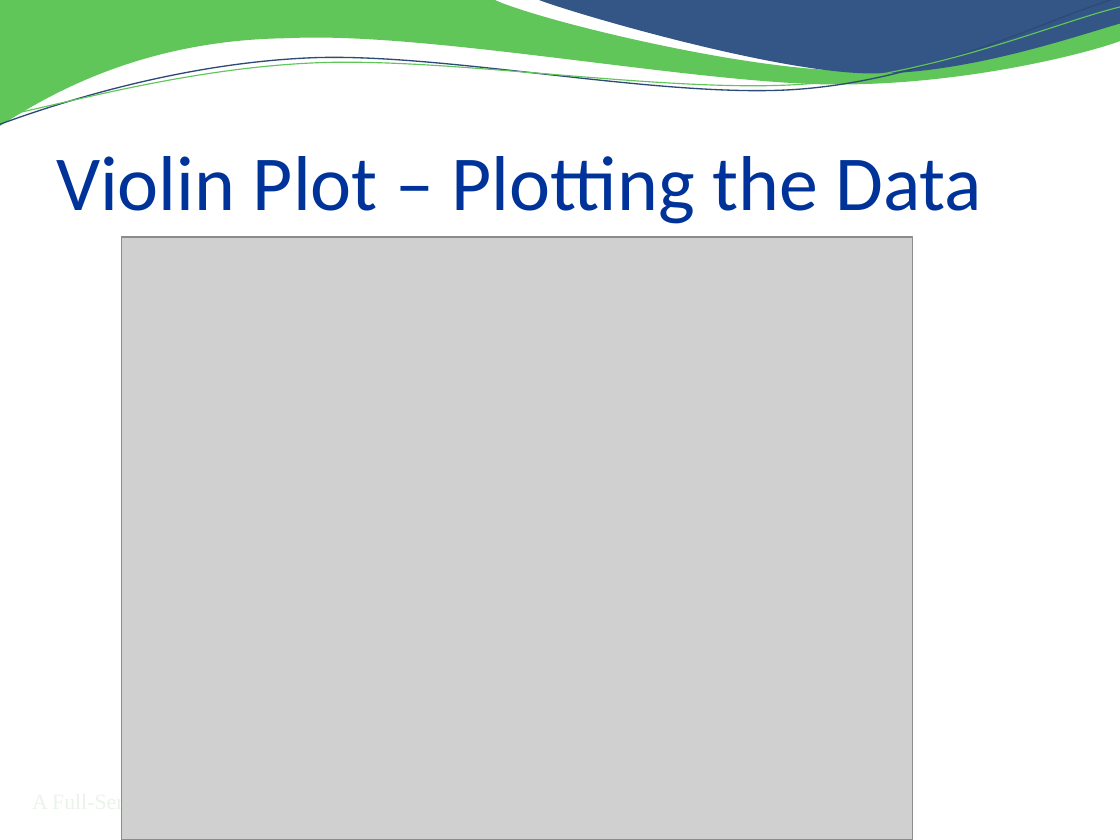
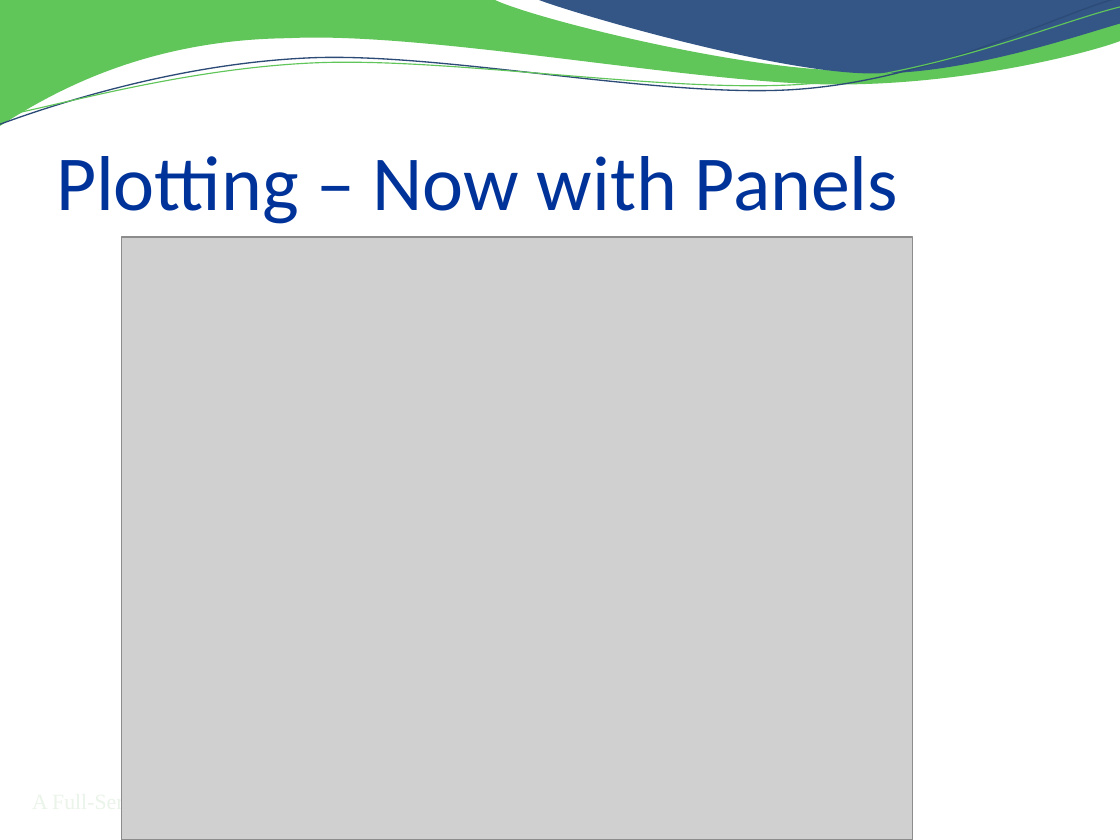
Before and after one commit to RhoInc/sas-violinPlot, a slide deck: slide 14 of doc/Presentation.pptx. Drawn at 1120x840 pixels with LibreOffice and Linux fonts; fonts in the diff are those of the drawing; grey boxes stand for pictures; background and template pictures are left out. Boxes give left, top, right and bottom in pixels: in the first picture for what was removed or moved away, otherwise in the second. Text is boxed around its words. In the diff, an @@ line names an element or a change of style, - is before the commit and + after.

```diff
--- a/doc/Presentation.pptx
+++ b/doc/Presentation.pptx
@@ title at box(56, 156, 898, 224): text changed @@
-Violin Plot – Plotting the Data
+Plotting – Now with Panels
```
Also in this commit, not shown: 12 other slides changed, 3 slides added, 2 slides removed.
